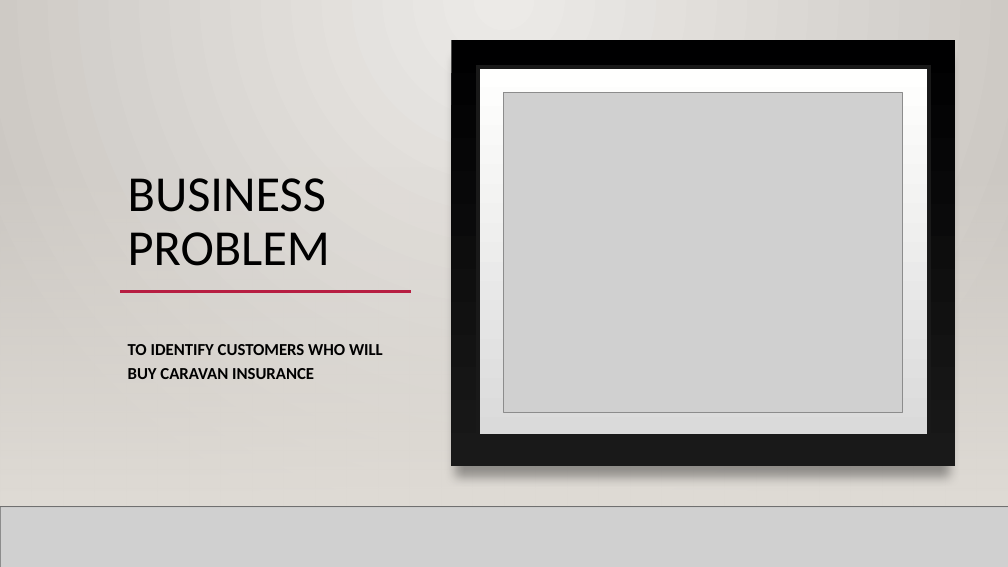
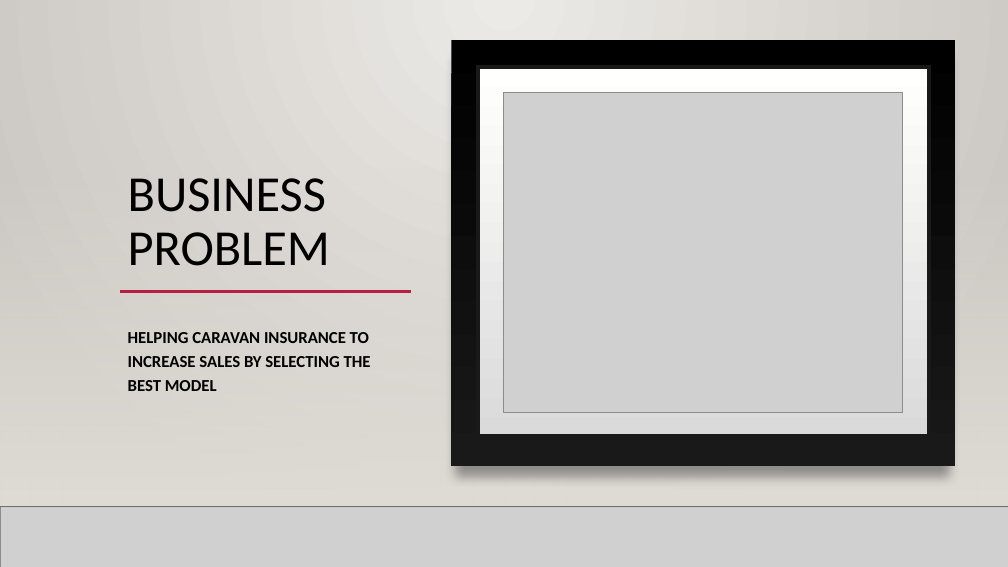
Before and after one commit to karimkhamwani/data-mining, a slide deck: slide 2 of Caravan.pptx. Drawn at 1008x567 pixels with LibreOffice and Linux fonts; fonts in the diff are those of the drawing; grey boxes stand for pictures; background and template pictures are left out. Boxes give left, top, right and bottom in pixels: in the first picture for what was removed or moved away, otherwise in the second. Text is boxed around its words. In the diff, an @@ line names an element or a change of style, - is before the commit and + after.

```diff
--- a/Caravan.pptx
+++ b/Caravan.pptx
@@ text at box(128, 332, 371, 391): text changed @@
-TO IDENTIFY CUSTOMERS WHO WILL BUY CARAVAN INSURANCE
+HELPING CARAVAN INSURANCE TO INCREASE SALES BY SELECTING THE BEST MODEL
```
Also in this commit, not shown: 1 other file.
